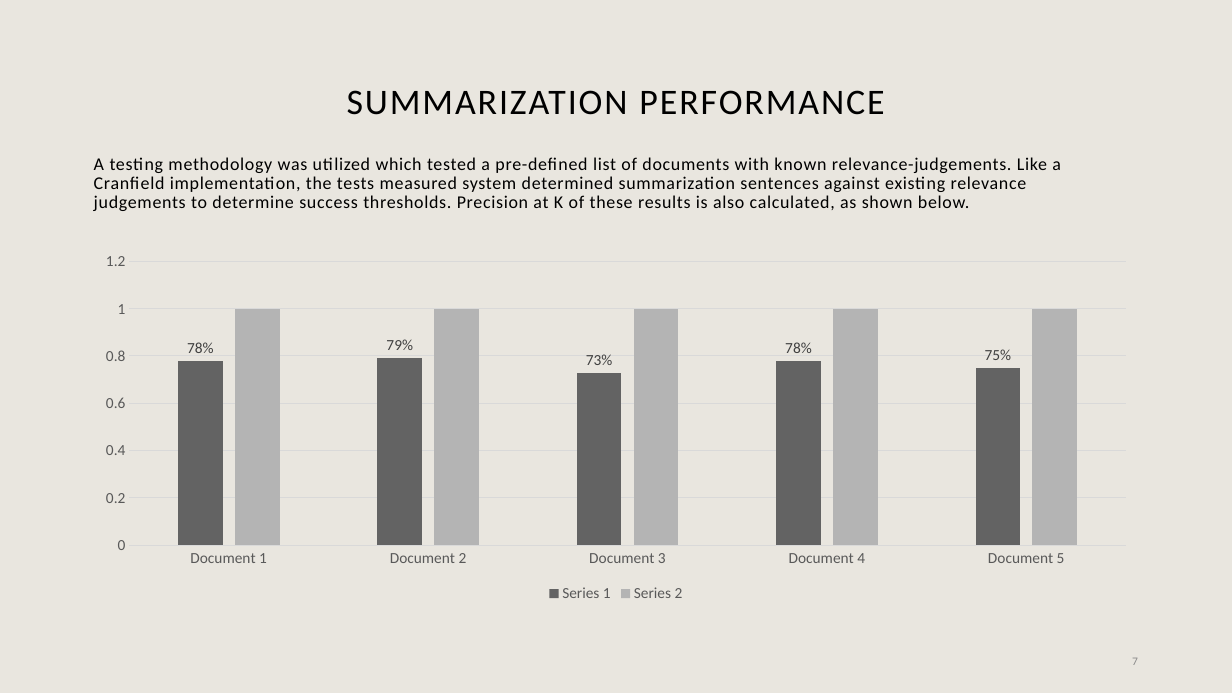
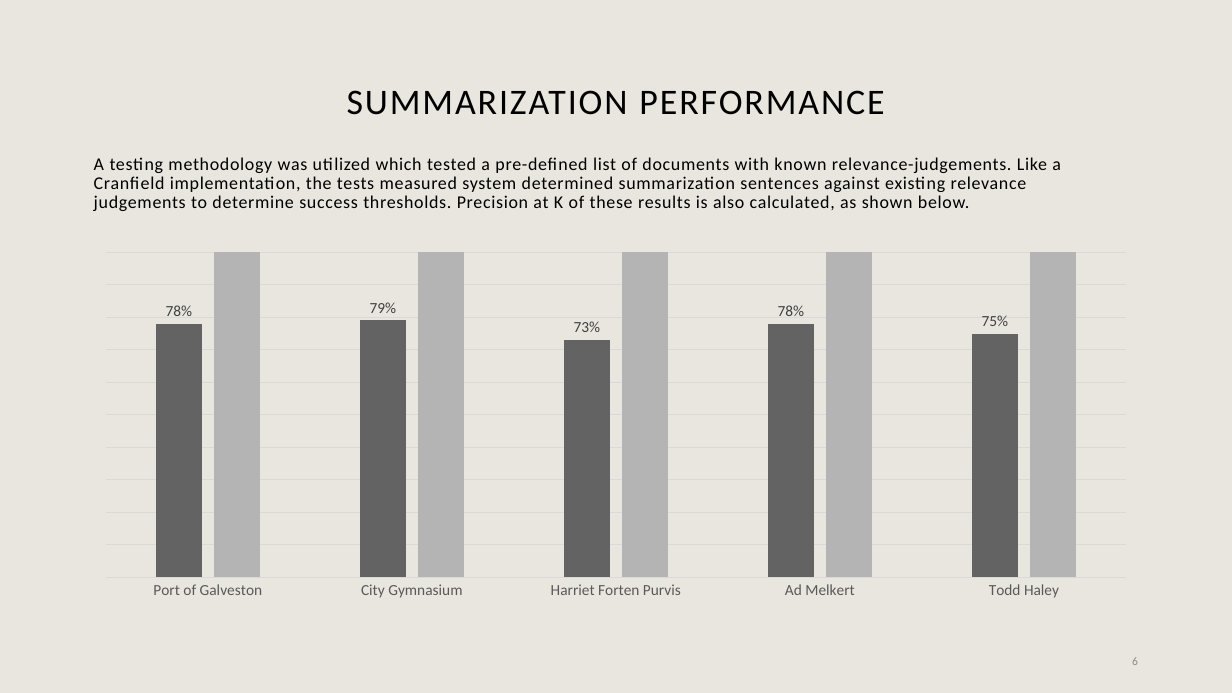
Before and after one commit to devinsburke/CourseProject, a slide deck: slide 6 of Presentation.pptx (slide 7 before the commit). Drawn at 1232x693 pixels with LibreOffice and Linux fonts; fonts in the diff are those of the drawing. Boxes give left, top, right and bottom in pixels: in the first picture for what was removed or moved away, otherwise in the second. Text is boxed around its words. In the diff, an @@ line names an element or a change of style, - is before the commit and + after.

```diff
--- a/Presentation.pptx
+++ b/Presentation.pptx
@@ column chart at (85, 245, 1148, 606) @@
-categories: Document 1, Document 2, Document 3, Document 4, Document 5
+categories: Port of Galveston, City Gymnasium, Harriet Forten Purvis, Ad Melkert, Todd Haley
@@ legend changed @@
@@ value axis changed @@
@@ page number at (1132, 657, 1138, 665): text changed @@
-7
+6
```
Also in this commit, not shown: 5 other slides changed, 1 slide added, 2 slides removed.
